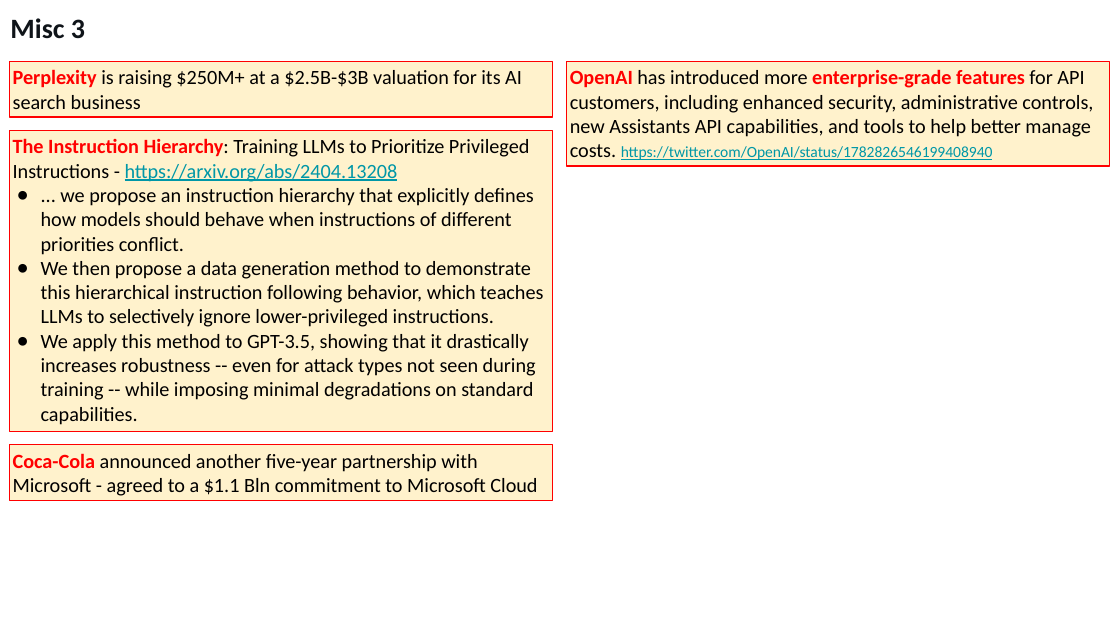
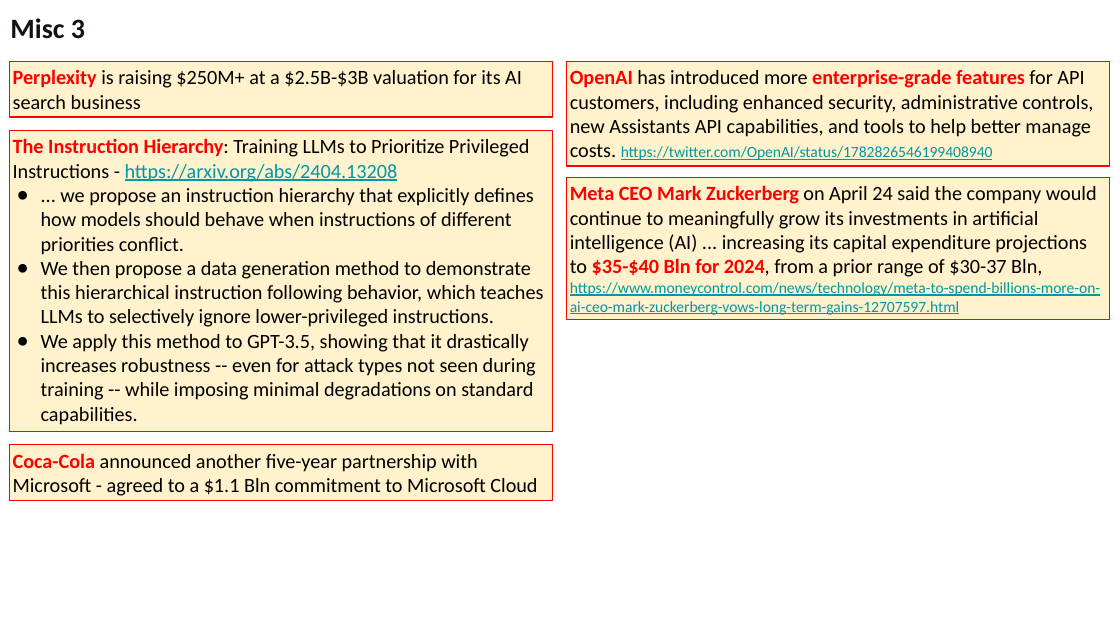
Before and after one commit to lselector/seminar, a slide deck: slide 12 of 2024/2024-04-26-AI-Updates.pptx. Drawn at 1120x630 pixels with LibreOffice and Linux fonts; fonts in the diff are those of the drawing. Boxes give left, top, right and bottom in pixels: in the first picture for what was removed or moved away, otherwise in the second. Text is boxed around its words. In the diff, an @@ line names an element or a change of style, - is before the commit and + after.

```diff
--- a/2024/2024-04-26-AI-Updates.pptx
+++ b/2024/2024-04-26-AI-Updates.pptx
@@ rectangle added at [567,177,1110,319], fill #FFF2CC, outline #FF0000 0.75 pt, 13 pt, text #000000 @@
+Meta CEO Mark Zuckerberg on April 24 said the company would continue to meaningfully grow its investments in artificial intelligence (AI) ... increasing its capital expenditure projections to $35-$40 Bln for 2024, from a prior range of $30-37 Bln,
+https://www.moneycontrol.com/news/technology/meta-to-spend-billions-more-on-ai-ceo-mark-zuckerberg-vows-long-term-gains-12707597.html
```
Also in this commit, not shown: 3 other slides changed.
